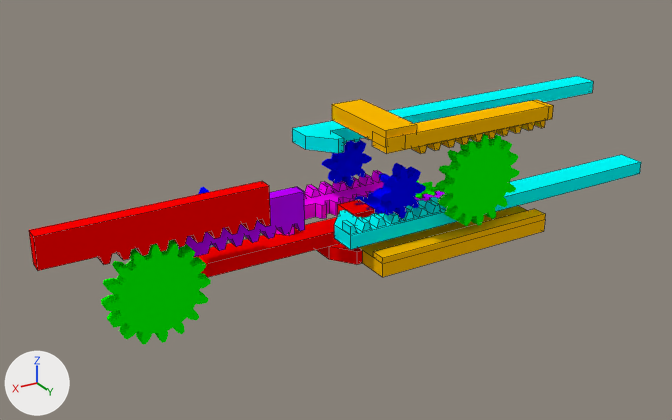
The Blender file xor.blend as it was, and as the next commit left it.
Camera for both pictures: a camera (50 mm lens) standing at (1.75, 2.6, 1.36) and looking at (0.18, -0.01, 0.05). Every picture has the same lights, and +X, +Y and +Z are marked at lower left. The picture after the commit comes second. Mesh edges are drawn as thin lines on the coarser meshes.

The first picture shows 'A', 'B', 'G', 'H', 'J', 'K', 'L', 'invert_A', 'invert_B', 'not_B', 'output1', 'output3' and 4 more.
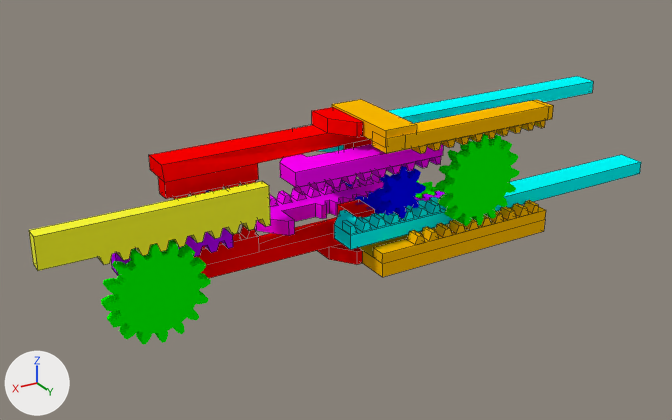
What differs and where, as boxes [x1, y1, x2, y2] in the pictures (672 x 420 px):
'output3', recoloured (red to yellow)
    both: [29, 181, 271, 271]
'output2', shown (red)
    after: [149, 107, 372, 199]
'G', reshaped (8% taller)
    before: [359, 206, 546, 277]
    after: [359, 200, 546, 277]
'output1', reshaped
    before: [194, 199, 375, 277]
    after: [194, 199, 375, 278]
'not_A', shown (pink)
    after: [280, 144, 443, 195]
'J', moved
    before: [178, 186, 305, 257]
    after: [111, 228, 233, 275]
part 1 of me_mesh_031, built on
    before: [373, 209, 546, 264]
    after: [373, 200, 546, 264]
part 2 of me_mesh_034, added
    after: [241, 226, 258, 239]
part 3 of me_mesh_034, added
    after: [233, 233, 242, 242]
part 4 of me_mesh_034, built on
    before: [196, 217, 340, 277]
    after: [196, 217, 342, 278]
part 5 of me_mesh_007, built on (red)
    after: [149, 133, 369, 199]
'invert_B', unchanged, covered by the edit
    before: [322, 140, 372, 187]
    after: [341, 179, 352, 187]

The change, as a diff of the scene's bpy script:
```diff
--- a/xor.blend.py
+++ b/xor.blend.py
@@ me_mesh_031 @@
 # used by ob_g; parent = ob_a_and_notb; location = (0.0, 0.0563, -0.025); scale = (10.0, 10.0, 10.0)
-me_mesh_031.from_pydata(...)  # 94 vertices, 51 faces; spans x -0.0308..0.0415, y -0.0073..0.0242, z -0.0025..0.0046
+me_mesh_031.from_pydata(...)  # 174 vertices, 111 faces; spans x -0.0308..0.0415, y -0.0073..0.0242, z -0.0025..0.0091
+# me_mesh_031 part 1
+# 4 vertices in x -0.0308..0.0415, y 0.0184..0.0242, z 0.0046 move by (0.0, 0.0, 0.0015)
+# 40 vertices are added at x -0.0269..0.0281, y 0.019, z 0.0062..0.0091
+# 40 new vertices lie (0.0, 0.005, 0.0) away from vertices in x -0.0269..0.0281, y 0.019, z 0.0062..0.0091
+# 60 new faces join them
 me_mesh_031.materials.append(mat_material_001)
@@ me_mesh_034 @@
 # used by ob_output1; parent = ob_a_and_notb; location = (0.43, 0.0588, 0.0214); scale = (10.0, 10.0, 10.0)
-me_mesh_034.from_pydata(...)  # 28 vertices, 19 faces, 1 loose edge; spans x -0.089..0.065, y -0.008..0.011, z -0.007..0.008
+me_mesh_034.from_pydata(...)  # 76 vertices, 55 faces, 1 loose edge; spans x -0.089..0.065, y -0.008..0.011, z -0.007..0.012
+# me_mesh_034 part 2: the loose piece of 8 vertices spanning x -0.012..0.065, y -0.008..0.003, z -0.002..0.003 is copied, and the copy is scaled about its middle by (0.0377, 0.476, 0.58), then moved by (0.01, 0.004, 0.01); it spans x 0.035..0.038, y -0.001..0.004, z 0.009..0.012
+# me_mesh_034 part 3: the loose piece of 8 vertices spanning x -0.012..-0.003, y -0.008..0.003, z 0.003..0.008 is copied, and the copy is scaled about its middle by (0.328, 0.476, 0.58), then moved by (0.05, 0.004, 0.005); it spans x 0.04..0.044, y -0.001..0.004, z 0.009..0.012
+# me_mesh_034 part 4: 3 vertices moved from x -0.012..0.065, y 0.003, z -0.002..0.003 to x -0.012..0.065, y 0.004, z -0.002..0.003; 1 vertex removed from x 0.065, y 0.003, z 0.003; 9 vertices added at x -0.003..0.065, y -0.008..0.004, z 0.003..0.009
+# other edits to the shape of me_mesh_034 do not show in these pictures
 me_mesh_034.materials.append(mat_material_007)
@@ me_mesh_007 @@
 # used by ob_output2; parent = ob_nota_and_b; location = (0.43, 0.0142, 0.0214); scale = (10.0, -10.0, 10.0)
-me_mesh_007.from_pydata(...)  # 28 vertices, 19 faces, 1 loose edge; spans x -0.089..0.065, y -0.008..0.011, z -0.007..0.008
+me_mesh_007.from_pydata(...)  # 73 vertices, 54 faces; spans x -0.012..0.065, y -0.008..0.011, z -0.007..0.011
+# me_mesh_007 part 5: 1 vertex removed from x 0.065, y 0.003, z 0.003; 8 vertices added at x 0.034..0.065, y -0.001..0.004, z 0.003..0.008
+# other edits to the shape of me_mesh_007 do not show in these pictures
 me_mesh_007.materials.append(mat_material_014)
@@ me_mesh_014 @@
 me_mesh_014.from_pydata(...)  # 84 vertices, 44 faces; spans x -0.0308..0.0416, y -0.0017..0.0117, z -0.0025..0.0025
-me_mesh_014.materials.append(mat_material_021)  # red #ff0000
+me_mesh_014.materials.append(mat_material_025)  # yellow #ffff00
@@ ob_not_a @@
 ob_not_a.scale = (10.0, 10.0, 10.0)
-ob_not_a.hide_render = True
@@ ob_output2 @@
 ob_output2.scale = (10.0, -10.0, 10.0)
-ob_output2.hide_render = True
@@ ob_j @@
 ob_j = bpy.data.objects.new('J', me_mesh_011)
-ob_j.location = (0.59, 0.111, 0.111)
+ob_j.location = (0.85, 0.111, 0.111)
 ob_j.rotation_euler = (1.571, 0.0, 0.0)  # degrees (90, 0, 0)
```
